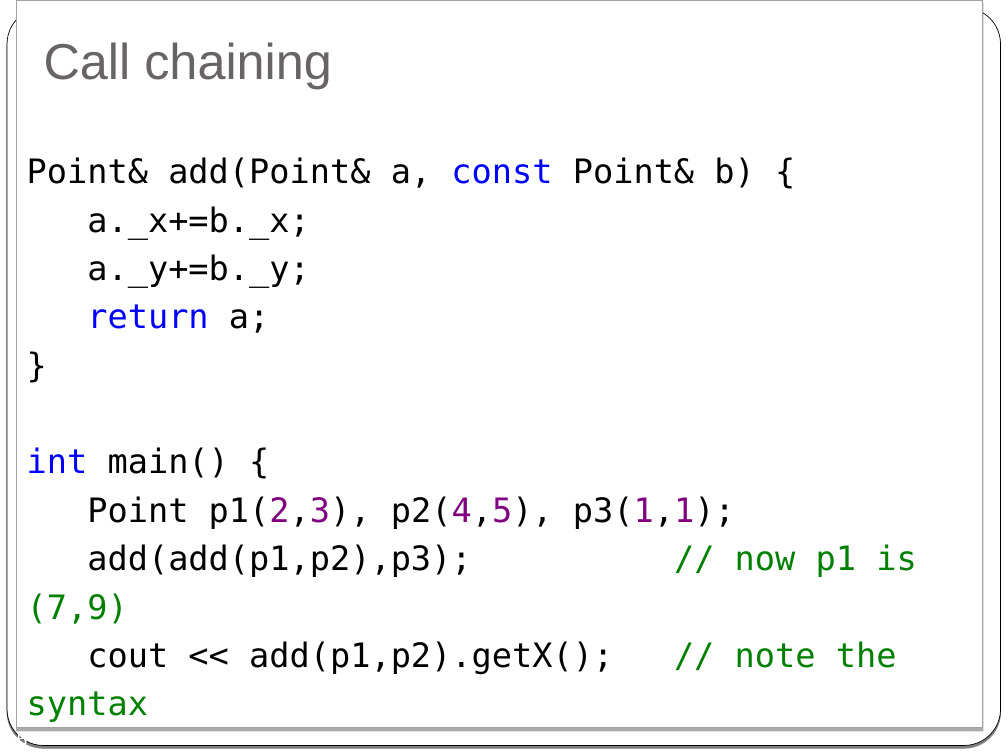
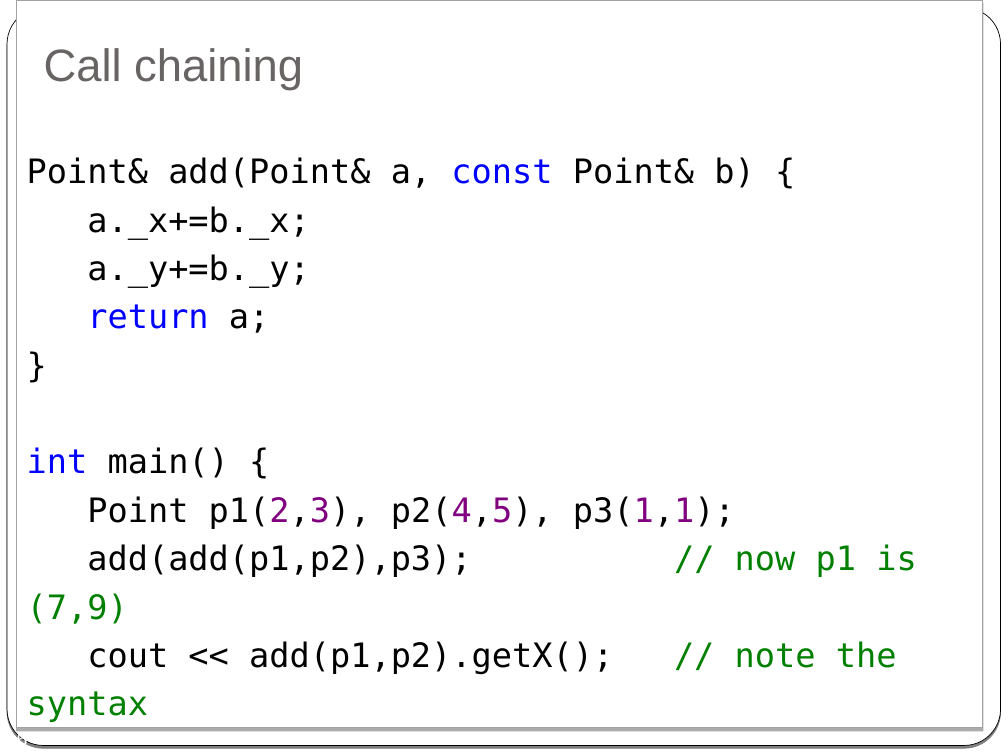
Before and after one commit to cpp-at-ariel/cpp-5786, a slide deck: slide 16 of 03-composition-references/slides-2-reference.pptx (slide 15 before the commit). Drawn at 1008x756 pixels with LibreOffice and Linux fonts; fonts in the diff are those of the drawing. Boxes give left, top, right and bottom in pixels: in the first picture for what was removed or moved away, otherwise in the second. Text is boxed around its words. In the diff, an @@ line names an element or a change of style, - is before the commit and + after.

```diff
--- a/03-composition-references/slides-2-reference.pptx
+++ b/03-composition-references/slides-2-reference.pptx
@@ title "Call chaining" at box(44, 48, 303, 91): size 36 to 32.4 pt; line spacing 0.9 to 1 @@
```
Also in this commit, not shown: 11 other slides changed, 1 slide added, 23 other files.
